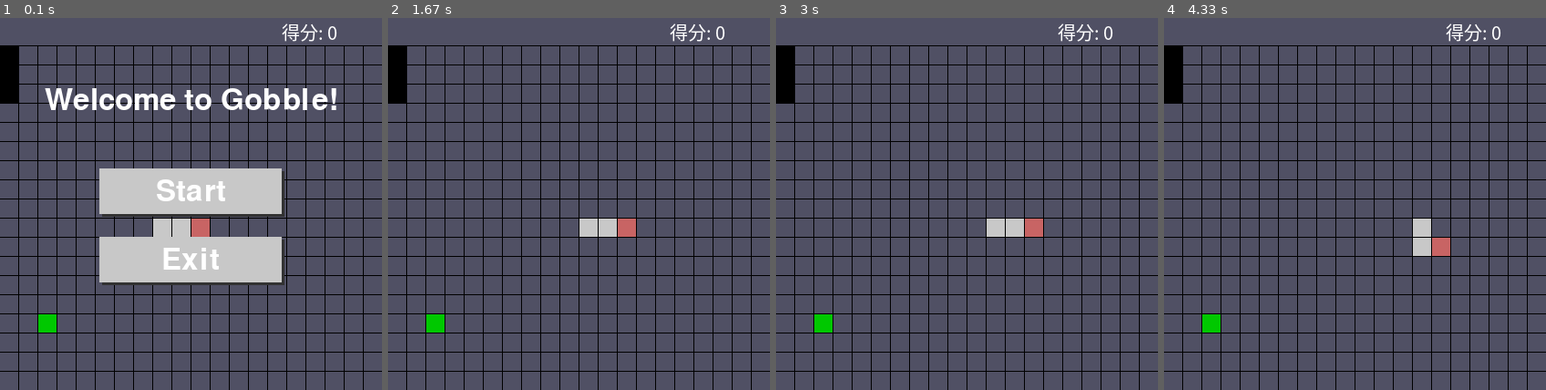
Above: before the commit, frames 1-4 (left to right).
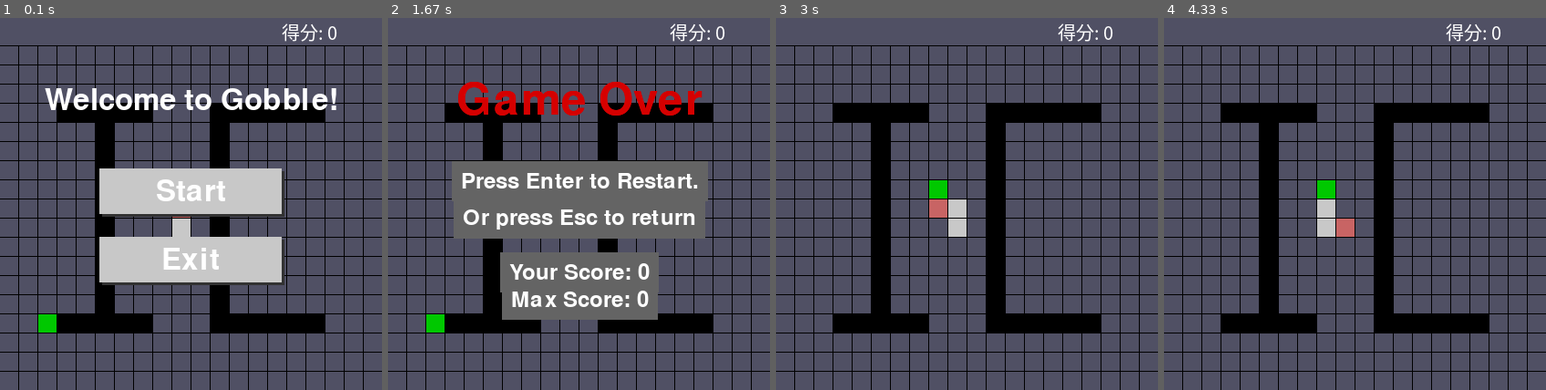
Above: after the commit, the same moments.

Repository: JimmyDurrell/Game_Gobble
Game: pygame game, started from gobble.py
Two runs of this game, one before a commit and one after it. Both use one fixed random seed, a clock stepped at 60 frames per second and the inputs below.
Inputs (mouse positions are in pixels of both pictures, inside the frame that each line leads up to):
- Up to frame 1 (0.1 s): no input
- Up to frame 2 (1.67 s): click (579, 192) at 0.38 s; hold Right 0.67-1.13 s; hold Right from 1.5 s (still down)
- Up to frame 3 (3 s): release Right at 1.97 s; tap Enter at 2 s; hold Left 2.33-2.87 s; hold Down from 2.9 s (still down)
- Up to frame 4 (4.33 s): release Down at 3.2 s; hold Right from 4.07 s (still down)

The runs differ from the first frame. In frame 1, 8.5% of the frame differs, in the area x 0-85%, y 7-85%; in frame 2, 15%; in frame 3, 12%; in frame 4, 12%.

Commit message:
修改了障碍物的形状，和蛇的初始状态。

Diff:
--- a/barrier.py
+++ b/barrier.py
@@ -14,9 +14,20 @@
                               screen.pixel_size, screen.pixel_size), 0)
 
     @classmethod
-    def create_barrier(cls, num):
-        match num:
-            case 1:
-                return cls([(0, 0), (0, 1), (0, 2)])
-            case _:
-                return cls([(0, 0), (1, 0), (2, 0)])
+    def create_barrier(cls):
+        return cls(
+            [
+                (3, 3), (4, 3), (5, 3), (6, 3), (7, 3),
+                (5, 3), (5, 4), (5, 5), (5, 6), (5, 7), (5, 8), (5, 9), (5, 10), (5, 11), (5, 12), (5, 13),
+                (3, 14), (4, 14), (5, 14), (6, 14), (7, 14),
+
+                (11, 3), (12, 3), (13, 3), (14, 3), (15, 3), (16, 3),
+                (11, 4), (11, 5), (11, 6), (11, 7), (11, 8), (11, 9), (11, 10), (11, 11), (11, 12), (11, 13),
+                (11, 14), (12, 14), (13, 14), (14, 14), (15, 14), (16, 14)
+            ]
+        )
+        # match num:
+        #     case 1:
+        #         return cls([(0, 0), (0, 1), (0, 2)])
+        #     case _:
+        #         return cls([(0, 0), (1, 0), (2, 0)])
--- a/gobble.py
+++ b/gobble.py
@@ -57,7 +57,7 @@
     game_screen = Screen()
     snake = Snake()
     food = Food()
-    barrier = Barrier.create_barrier(1)
+    barrier = Barrier.create_barrier()
     eat_flag = False
     score = 0
     max_score = 0
--- a/snake.py
+++ b/snake.py
@@ -12,10 +12,10 @@
 
     def init(self):
         self.clear()
-        self.direction = 'right'
-        self.appendleft((int(Screen.origin_width / Screen.pixel_size / 2), int((Screen.origin_height - Screen.bar_height) / Screen.pixel_size / 2)))
+        self.direction = 'up'
+        self.appendleft((int(Screen.origin_width / Screen.pixel_size / 2) - 1, int((Screen.origin_height - Screen.bar_height) / Screen.pixel_size / 2) - 1))
         self.appendleft((int(Screen.origin_width / Screen.pixel_size / 2) - 1, int((Screen.origin_height - Screen.bar_height) / Screen.pixel_size / 2)))
-        self.appendleft((int(Screen.origin_width / Screen.pixel_size / 2) - 2, int((Screen.origin_height - Screen.bar_height) / Screen.pixel_size / 2)))
+        self.appendleft((int(Screen.origin_width / Screen.pixel_size / 2) - 1, int((Screen.origin_height - Screen.bar_height) / Screen.pixel_size / 2) + 1))
 
     def reset(self):
         self.init()
@@ -73,11 +73,11 @@
 
     def faster(self):
         if self.speed > 0.7:
+            self.speed -= 0.04
+        elif self.speed > 0.5:
+            self.speed -= 0.03
+        elif self.speed > 0.3:
             self.speed -= 0.02
-        elif self.speed > 0.5:
-            self.speed -= 0.015
-        elif self.speed > 0.3:
-            self.speed -= 0.012
         elif self.speed > 0.2:
             self.speed -= 0.01
         else:
